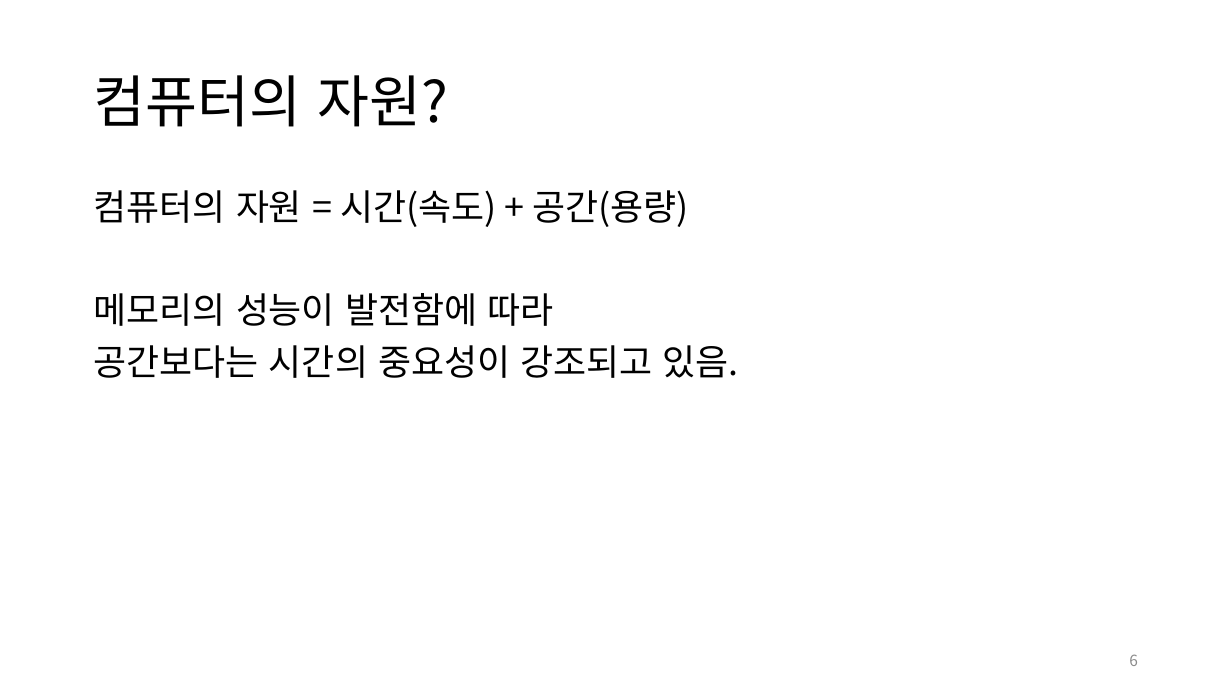
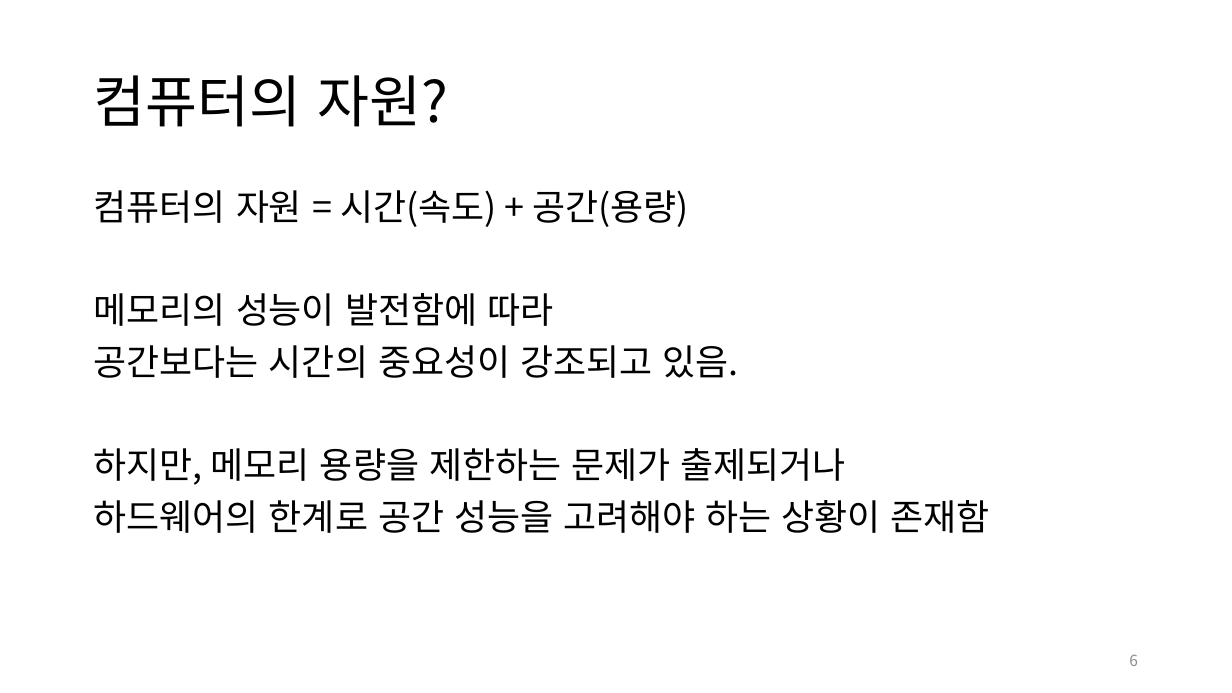
Before and after one commit to jm-kor-00/Seed_23-2nd, a slide deck: slide 6 of 1st/2학기_씨앗_1회.pptx. Drawn at 1232x693 pixels with LibreOffice and Linux fonts; fonts in the diff are those of the drawing. Boxes give left, top, right and bottom in pixels: in the first picture for what was removed or moved away, otherwise in the second. Text is boxed around its words. In the diff, an @@ line names an element or a change of style, - is before the commit and + after.

```diff
--- a/1st/2학기_씨앗_1회.pptx
+++ b/1st/2학기_씨앗_1회.pptx
@@ text at (x1=94, y1=448, x2=989, y2=533): paragraphs added @@
+하지만, 메모리 용량을 제한하는 문제가 출제되거나
+하드웨어의 한계로 공간 성능을 고려해야 하는 상황이 존재함
```
Also in this commit, not shown: 3 other slides changed, 1 slide added, 2 other files.
